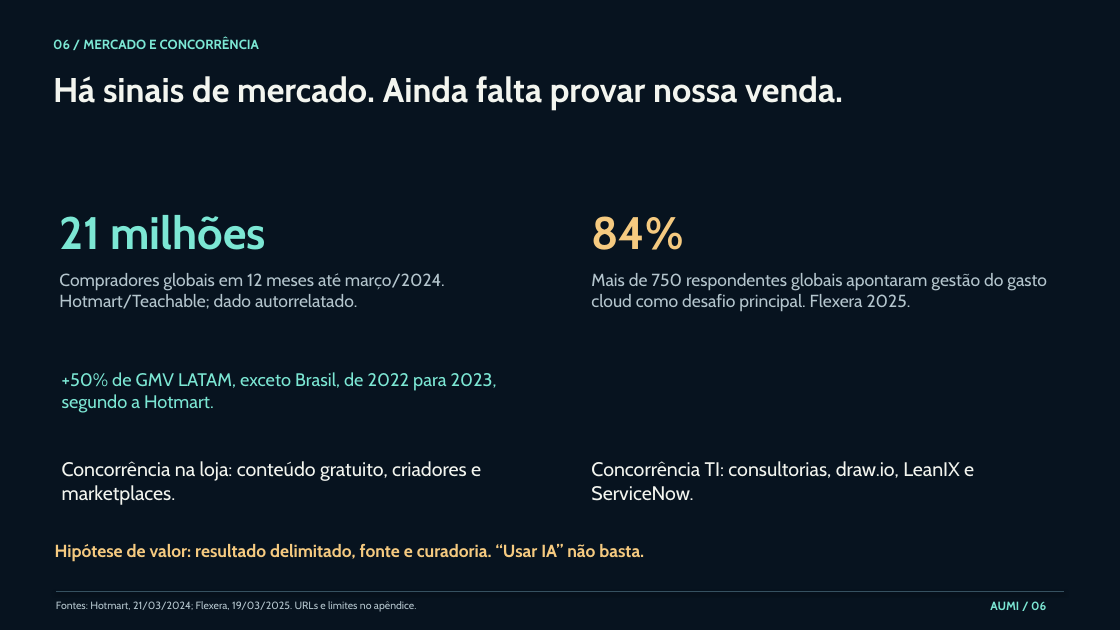
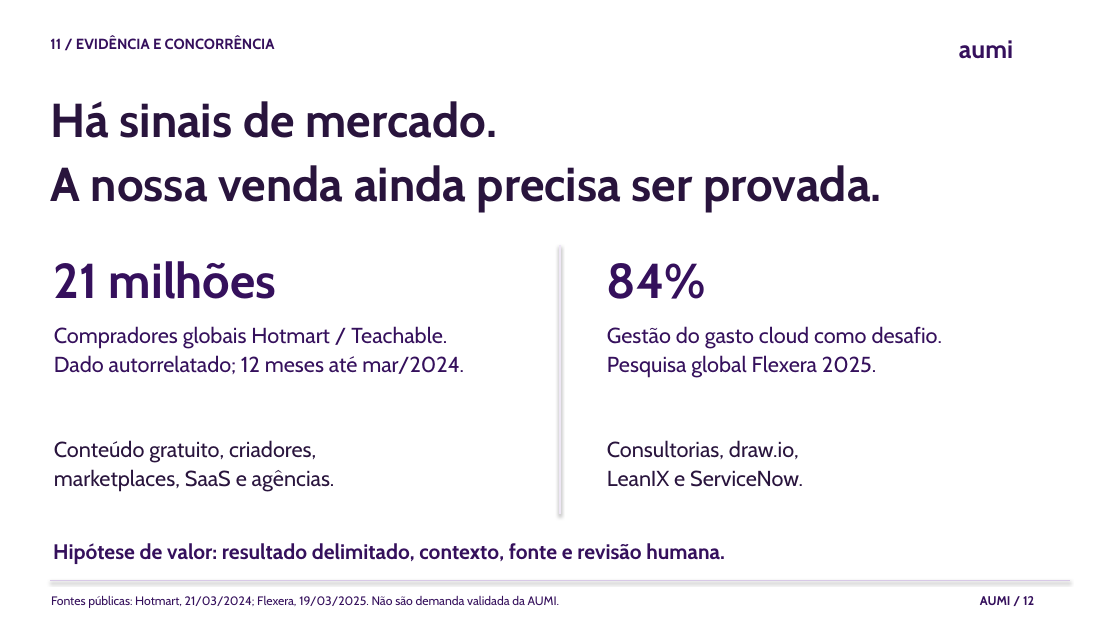
Before and after one commit to juboyy/topologic-business-plan, a slide deck: slide 12 of pitch-deck.pptx (slide 6 before the commit). Drawn at 1120x630 pixels with LibreOffice and Linux fonts; fonts in the diff are those of the drawing. Boxes give left, top, right and bottom in pixels: in the first picture for what was removed or moved away, otherwise in the second. Text is boxed around its words. In the diff, an @@ line names an element or a change of style, - is before the commit and + after.

Commit message:
Redesign Dani pitch around AUMI production infrastructure

```diff
--- a/pitch-deck.pptx
+++ b/pitch-deck.pptx
@@ background #07131F to #FFFFFF @@
@@ text at (50, 37, 275, 49): text changed; size 11.4 to 12.6 pt; text colour #7CE7D4 to #35105C @@
-06 / MERCADO E CONCORRÊNCIA
+11 / EVIDÊNCIA E CONCORRÊNCIA
@@ text added at (959, 40, 1013, 59), 21.6 pt, text #35105C, bold @@
+aumi
@@ text at (50, 101, 881, 213): text changed; size 29.4 to 40.8 pt; text colour #F3F5EF to #29143D @@
-Há sinais de mercado. Ainda falta provar nossa venda.
+Há sinais de mercado.
+A nossa venda ainda precisa ser provada.
@@ text "21 milhões": place and size @@
-text "21 milhões" at (59, 215, 267, 250)
+text "21 milhões" at (54, 261, 277, 299)
@@ text "21 milhões" at (54, 261, 277, 299): size 39 to 42 pt, text colour #7CE7D4 to #35105C; line spacing 1 to 1.12; less space between paragraphs @@
@@ line added from (560, 245) to (560, 514), #EEE7F5 1.8 pt @@
@@ text "84%": place and size @@
-text "84%" at (591, 216, 683, 250)
+text "84%" at (607, 263, 706, 299)
@@ text "84%" at (607, 263, 706, 299): size 39 to 42 pt, text colour #F5CA80 to #35105C; line spacing 1 to 1.12; less space between paragraphs @@
@@ text at (54, 326, 464, 374): text changed; size 15 to 18.6 pt; text colour #B4C5CD to #35105C @@
-Compradores globais em 12 meses até março/2024. Hotmart/Teachable; dado autorrelatado.
+Compradores globais Hotmart / Teachable.
+Dado autorrelatado; 12 meses até mar/2024.
@@ text at (607, 326, 943, 377): text changed; size 15 to 18.6 pt; text colour #B4C5CD to #35105C @@
-Mais de 750 respondentes globais apontaram gestão do gasto cloud como desafio principal. Flexera 2025.
+Gestão do gasto cloud como desafio.
+Pesquisa global Flexera 2025.
@@ text removed at (62, 372, 497, 413) @@
-+50% de GMV LATAM, exceto Brasil, de 2022 para 2023, segundo a Hotmart.
@@ text at (54, 440, 335, 492): text changed; size 16.8 to 18.6 pt; text colour #F3F5EF to #29143D @@
-Concorrência na loja: conteúdo gratuito, criadores e marketplaces.
+Conteúdo gratuito, criadores,
+marketplaces, SaaS e agências.
@@ text at (607, 440, 803, 487): text changed; size 16.8 to 18.6 pt; text colour #F3F5EF to #29143D @@
-Concorrência TI: consultorias, draw.io, LeanIX e ServiceNow.
+Consultorias, draw.io,
+LeanIX e ServiceNow.
@@ text at (53, 543, 725, 564): text changed; size 15 to 18 pt; text colour #F5CA80 to #35105C @@
-Hipótese de valor: resultado delimitado, fonte e curadoria. “Usar IA” não basta.
+Hipótese de valor: resultado delimitado, contexto, fonte e revisão humana.
@@ line moved from (56, 592) - (1065, 592) to (50, 581) - (1070, 581) @@
@@ line (50, 581) - (1070, 581): stroke #365160 0.6 pt to #D8C9E7 0.6 pt @@
@@ text at (51, 595, 559, 608): text changed; size 9 to 10.5 pt; text colour #B4C5CD to #35105C @@
-Fontes: Hotmart, 21/03/2024; Flexera, 19/03/2025. URLs e limites no apêndice.
+Fontes públicas: Hotmart, 21/03/2024; Flexera, 19/03/2025. Não são demanda validada da AUMI.
@@ text at (980, 596, 1034, 605): text changed; size 10.2 to 10.8 pt; text colour #7CE7D4 to #35105C @@
-AUMI / 06
+AUMI / 12
```
Also in this commit, not shown: 1 other slide changed, 37 slides added, 29 slides removed, 10 other files.
